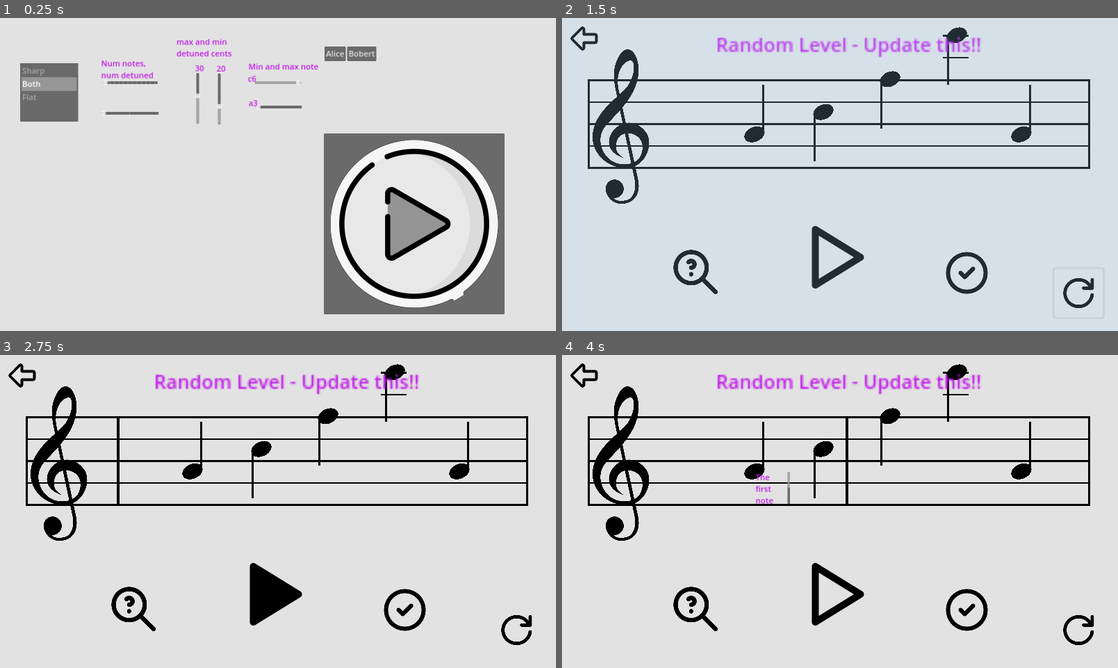
Above: before the commit, frames 1-4 (two rows, left to right).
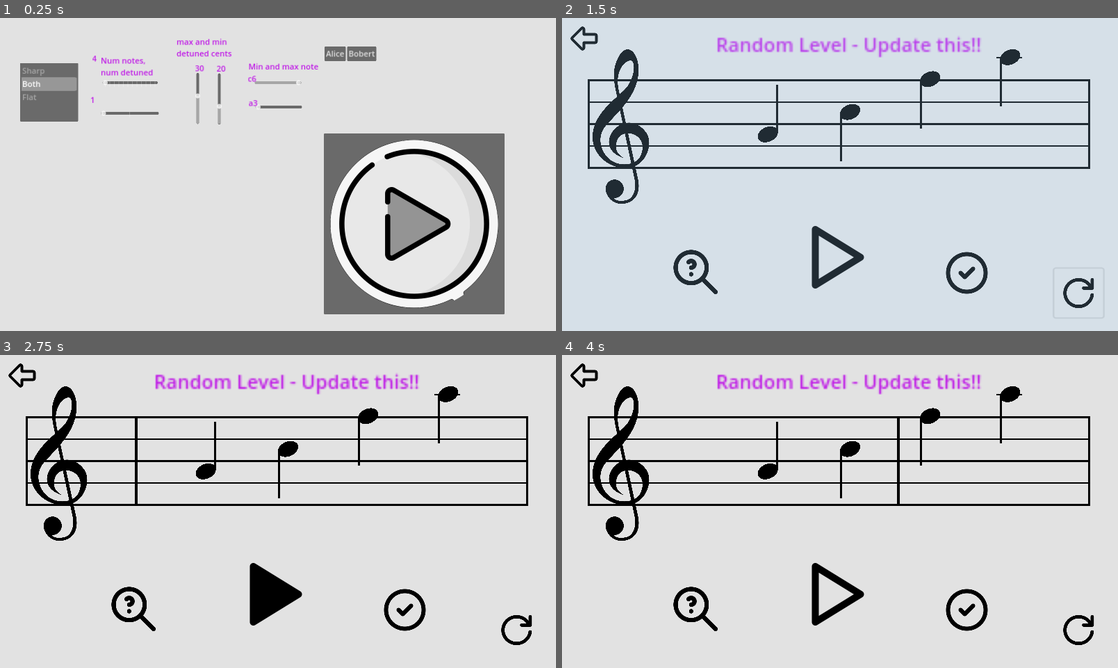
Above: after the commit, the same moments.

Repository: Sniggiho/COMP225-Reluna
Game: Godot game, scene res://Scenes/FreeplaySettingsMenu/FreeplaySettingsMenu.tscn
The game is run twice, just before and just after one commit, with the same random seed, the same clock (stepped at 60 frames per second) and the same inputs. This scene is started directly instead of the project's main scene.
Inputs (mouse positions are in pixels of both pictures, inside the frame that each line leads up to):
- Up to frame 1 (0.25 s): no input
- Up to frame 2 (1.5 s): click (973, 224) at 0.5 s; click (1079, 293) at 1.27 s
- Up to frame 3 (2.75 s): click (272, 592) at 2 s
- Up to frame 4 (4 s): click (834, 592) at 2.75 s; click (756, 470) at 3.52 s

The runs differ from the first frame. In frame 1, 0.3% of the frame differs, in the area x 16-28%, y 12-28%; in frame 2, 1.6%; in frame 3, 1.9%; in frame 4, 2.0%, in the area x 32-85%, y 2-49%.

Commit message:
Freeplay settings now connected to and modified Level manager

Diff:
--- a/Project/Scenes/FreeplaySettingsMenu/FreeplaySettingsMenu.gd
+++ b/Project/Scenes/FreeplaySettingsMenu/FreeplaySettingsMenu.gd
@@ -13,8 +13,10 @@
 	return possibleNotes
 
 
-func _ready():
-	print(generatePossibleNotes())
+#func _ready():
+#	print(generatePossibleNotes())
 
 func _on_button_pressed():
+	GLevelData.tutorial = false
+	GLevelData.bpm = 120
 	SceneTransition.change_scene("res://Scenes/firstScene.tscn")
--- a/Project/Scenes/FreeplaySettingsMenu/FreeplaySettingsMenu.tscn
+++ b/Project/Scenes/FreeplaySettingsMenu/FreeplaySettingsMenu.tscn
@@ -55,6 +55,7 @@
 offset_right = 457.0
 offset_bottom = 299.0
 min_value = 1.0
+max_value = 3.0
 value = 1.0
 allow_greater = true
 script = ExtResource("3_obu2l")
@@ -88,10 +89,10 @@
 icon = ExtResource("7_u3omm")
 
 [node name="numNotesLabel" type="RichTextLabel" parent="."]
-offset_left = 291.0
-offset_top = 114.0
-offset_right = 448.0
-offset_bottom = 275.0
+offset_left = 290.0
+offset_top = 106.0
+offset_right = 447.0
+offset_bottom = 165.0
 text = "Num notes,
 num detuned"
 fit_content = true
@@ -134,4 +135,6 @@
 [connection signal="value_changed" from="MinDetuneCents" to="MinDetuneCents" method="_on_value_changed"]
 [connection signal="pressed" from="Button" to="." method="_on_button_pressed"]
 [connection signal="value_changed" from="MinNote" to="MinNote" method="_on_value_changed"]
+[connection signal="value_changed" from="MinNote" to="MaxNote" method="_on_min_note_value_changed"]
+[connection signal="value_changed" from="MaxNote" to="MinNote" method="_on_max_note_value_changed"]
 [connection signal="value_changed" from="MaxNote" to="MaxNote" method="_on_value_changed"]
--- a/Project/Scenes/FreeplaySettingsMenu/MaxDetuneCents.gd
+++ b/Project/Scenes/FreeplaySettingsMenu/MaxDetuneCents.gd
@@ -4,10 +4,10 @@
 
 func _ready() -> void:
 	text.text = str(value)
-	add_child(text)
 	text.size = Vector2(100, 100)
 	text.mouse_filter = Control.MOUSE_FILTER_IGNORE
 	text.position = Vector2(0, -30)
+	add_child(text)
 
 	GLevelData.maxDetuneCents = value
 
--- a/Project/Scenes/FreeplaySettingsMenu/MaxNote.gd
+++ b/Project/Scenes/FreeplaySettingsMenu/MaxNote.gd
@@ -25,8 +25,20 @@
 	text.size = Vector2(100, 100)
 	add_child(text)
 
+	GLevelData.highestNote = notes[value]
+
+#	var numTicks : int = noteMaxIndex - noteMinIndex + 1
+#	tick_count = numTicks
+
 
 # PASSED FROM SELF
 func _on_value_changed(passedValue):
+	if passedValue < currNoteMin:
+		value = currNoteMin
 	text.text = notes[value]
-	pass
+	GLevelData.highestNote = notes[value]
+
+
+# PASSED FROM MIN NOTE
+func _on_min_note_value_changed(passedValue):
+	currNoteMin = passedValue
--- a/Project/Scenes/FreeplaySettingsMenu/MinNote.gd
+++ b/Project/Scenes/FreeplaySettingsMenu/MinNote.gd
@@ -10,7 +10,7 @@
 var noteMinIndex : int = 9
 var noteMaxIndex : int = 36
 
-
+var currNoteMax : int = 36
 
 # Called when the node enters the scene tree for the first time.
 func _ready():
@@ -25,9 +25,20 @@
 	text.size = Vector2(100, 100)
 	add_child(text)
 
+	GLevelData.lowestNote = notes[value]
+
+#	var numTicks : int = noteMaxIndex - noteMinIndex + 1
+#	tick_count = numTicks
 
 
 # PASSED FROM SELF
 func _on_value_changed(passedValue):
+	if passedValue > currNoteMax:
+		value = currNoteMax
 	text.text = notes[value]
-	pass # Replace with function body.
+	GLevelData.lowestNote = notes[value]
+
+
+# PASSED FROM MAX NOTE
+func _on_max_note_value_changed(passedValue):
+	currNoteMax = passedValue
--- a/Project/Scenes/FreeplaySettingsMenu/NumDetuned.gd
+++ b/Project/Scenes/FreeplaySettingsMenu/NumDetuned.gd
@@ -2,18 +2,18 @@
 
 var numNotes = GLevelData.numNotes
 
-var text : RichTextLabel
+var text : RichTextLabel = RichTextLabel.new()
 
 # Called when the node enters the scene tree for the first time.
 func _ready():
-	text = RichTextLabel.new()
+	text.text = str(value)
 	text.size = Vector2(100, 100)
 	text.position = Vector2(-30, -30)
 	text.mouse_filter = Control.MOUSE_FILTER_IGNORE
 	add_child(text)
-	min_value = 1
-	value = min_value
-	max_value = 3
+
+	GLevelData.numDetunedNotes = value
+
 	tick_count = int(max_value - min_value + 1)
 
 
--- a/Project/Scenes/FreeplaySettingsMenu/NumNotes.gd
+++ b/Project/Scenes/FreeplaySettingsMenu/NumNotes.gd
@@ -1,14 +1,16 @@
 extends HSlider
 
-var text : RichTextLabel
+var text : RichTextLabel = RichTextLabel.new()
 
 # Called when the node enters the scene tree for the first time.
 func _ready():
-	text = RichTextLabel.new()
-	add_child(text)
+	text.text = str(value)
 	text.size = Vector2(100, 100)
 	text.position = Vector2(-30, -30)
 	text.mouse_filter = Control.MOUSE_FILTER_IGNORE
+	add_child(text)
+
+	GLevelData.numNotes = value
 
 
 # SIGNAL FROM SELF
--- a/Project/Scenes/LevelManager/LevelManager.gd
+++ b/Project/Scenes/LevelManager/LevelManager.gd
@@ -96,8 +96,11 @@
 	if tutorial:
 		_tuneCreator.setupFullManual(GLevelData.notes, GLevelData.bySharps, GLevelData.detunedAmountsList)
 	else:
-		# TODO: this should all be GLevelData data
-		_tuneCreator.setupRand(numAccidentals, bySharp, lowestNote, highestNote, listOfDetunedNotes, detuneDirection, maxDetuneCents, minDetuneCents)
+		# TODO: Implement num accidents, bySharp to freeplay settings
+		_tuneCreator.setupRand(numAccidentals, bySharp,
+							   GLevelData.lowestNote, GLevelData.highestNote,
+							   listOfDetunedNotes, GLevelData.detuneDir,
+							   GLevelData.maxDetuneCents, GLevelData.minDetuneCents)
 
 
 ## Delete the tune creator (ideally you're going to create a new one with
@@ -160,7 +163,7 @@
 
 		path.get_child(0).progress_ratio = 0
 		deleteTuneCreator()
-		createListOfDetunedNotes(numNotes)
+		createListOfDetunedNotes(GLevelData.numNotes)
 		createTuneCreator(false)
 
 # Called when the node enters the scene tree for the first time.
@@ -181,6 +184,13 @@
 		musicStaff.setNotesBPM(GLevelData.numNotes, GLevelData.bpm) # TODO this gets moved outside conditional
 	else:
 		# TODO: update this to use GLevelData
-		createListOfDetunedNotes(numNotes)
+		numNotes = GLevelData.numNotes
+		numOutOfTune = GLevelData.numDetunedNotes
+		minDetuneCents = GLevelData.minDetuneCents
+		maxDetuneCents = GLevelData.maxDetuneCents
+		lowestNote = GLevelData.lowestNote
+		highestNote = GLevelData.highestNote
+		detuneDirection = GLevelData.detuneDir
+		createListOfDetunedNotes(GLevelData.numNotes)
 		createTuneCreator(false)
-		musicStaff.setNotesBPM(numNotes, bpm)
+		musicStaff.setNotesBPM(GLevelData.numNotes, GLevelData.bpm)
